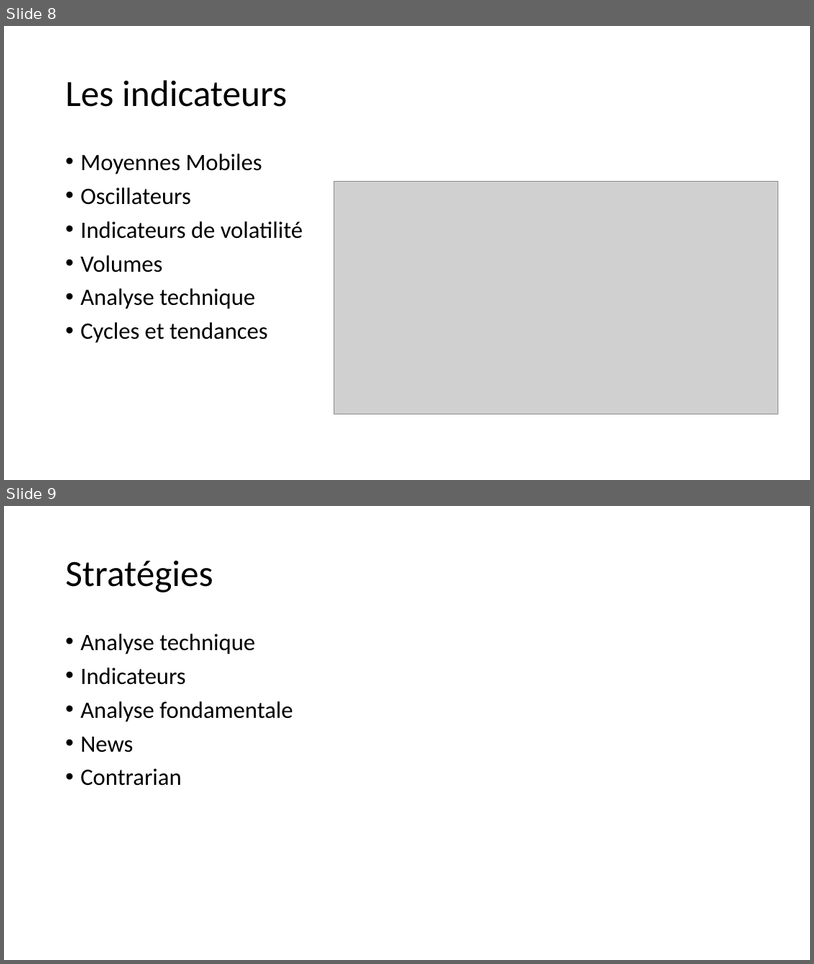
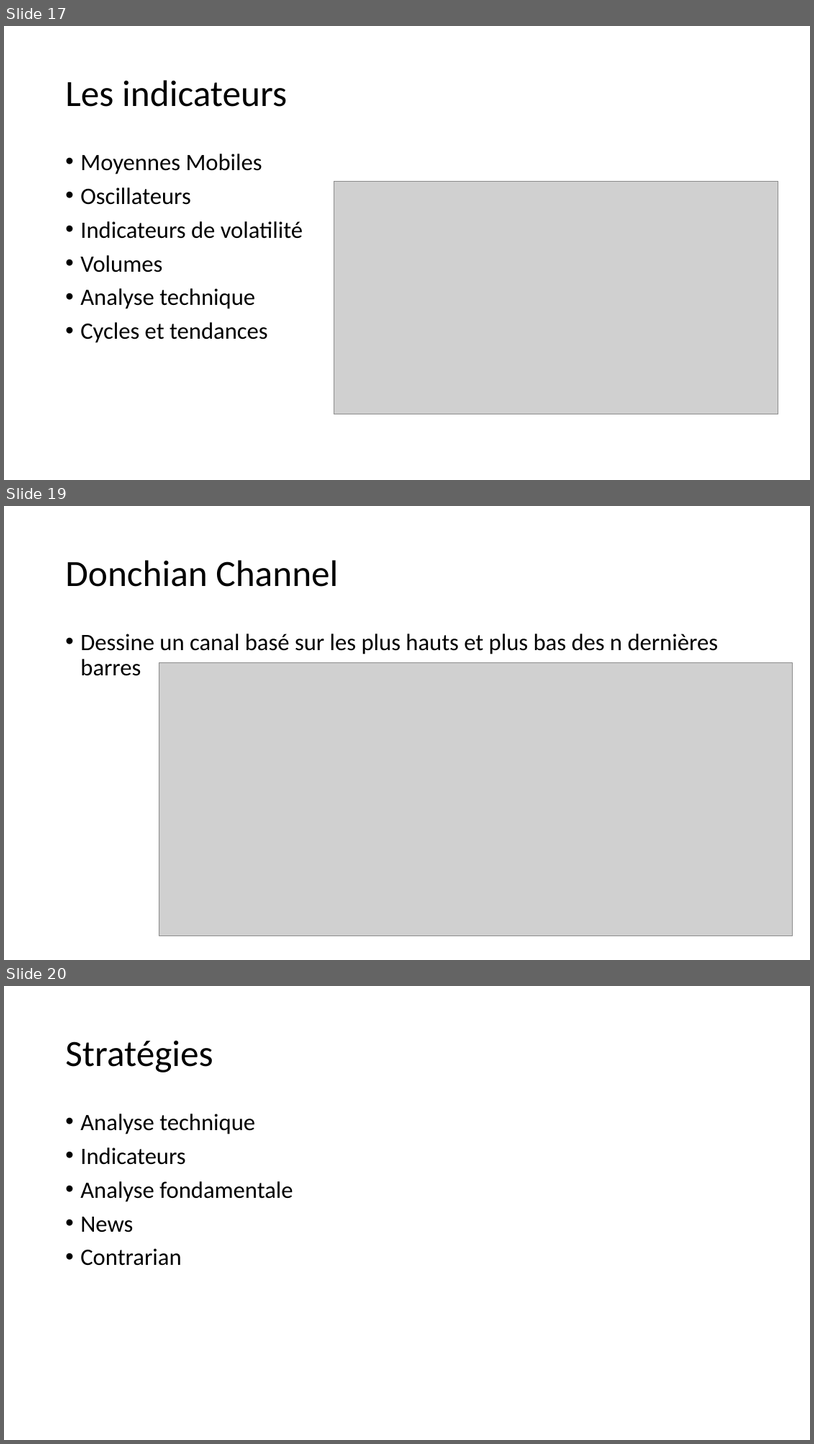
Before and after one commit to dadelcarbo/UltimateChartistRoot, a slide deck: Formation/Formation Bourse.pptx. Shown one above the other, each under a label of ours: slides 8 and 9 before the commit, slides 17, 19 and 20 after it; the slides between them are not shown. The pictures are 814x964 and 814x1444 pixels, drawn with LibreOffice and Linux fonts; fonts in the diff are those of the drawing; grey boxes stand for pictures. Boxes give left, top, right and bottom in pixels: in the first picture for what was removed or moved away, otherwise in the second. Text is boxed around its words. In the diff, an @@ line names an element or a change of style, - is before the commit and + after.

```diff
--- a/Formation/Formation Bourse.pptx
+++ b/Formation/Formation Bourse.pptx
@@ slide 19 added at <box>4,506,810,960</box>, background #FFFFFF @@
@@ title added at <box>65,560,338,587</box>, 44 pt, text #000000 @@
+Donchian Channel
@@ text added at <box>80,633,718,676</box>, 28 pt, text #000000 @@
+• Dessine un canal basé sur les plus hauts et plus bas des n dernières barres
@@ picture added at <box>160,663,793,936</box> @@
@@ what was slide 8 is now slide 17 @@
@@ what was slide 9 is now slide 20 @@
```
Also in this commit, not shown: 12 other slides added, 1 slide removed, 7 other files.
